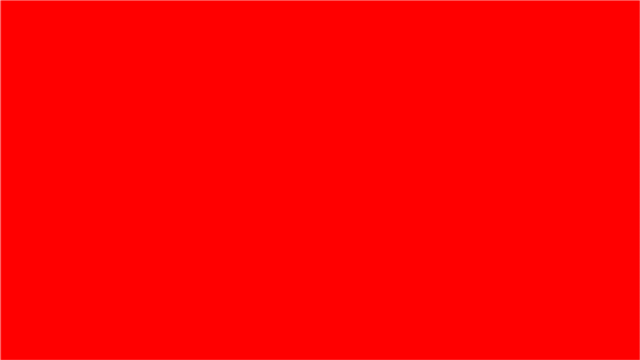
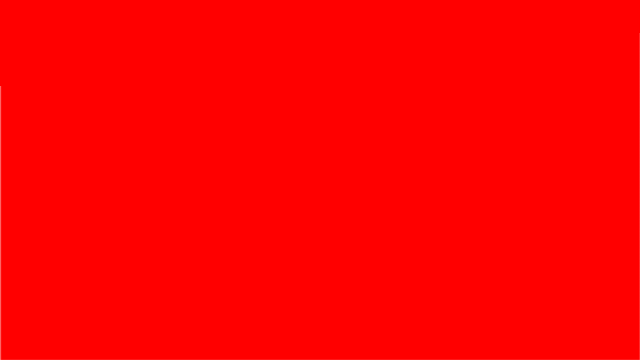
Two versions of the same layered image (640x360). Layer-by-layer changes:
painted on "red_layer" over bbox(0, 0, 640, 86)
